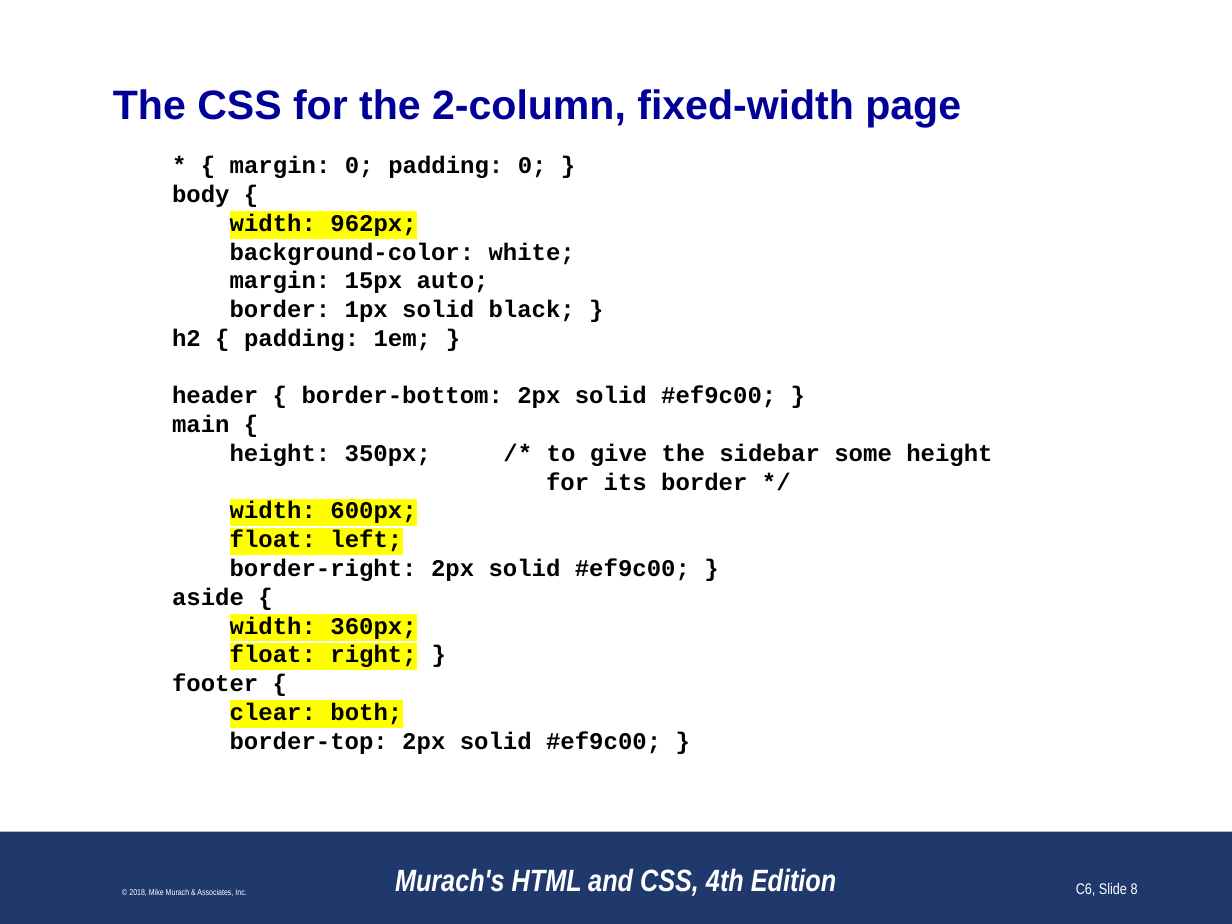
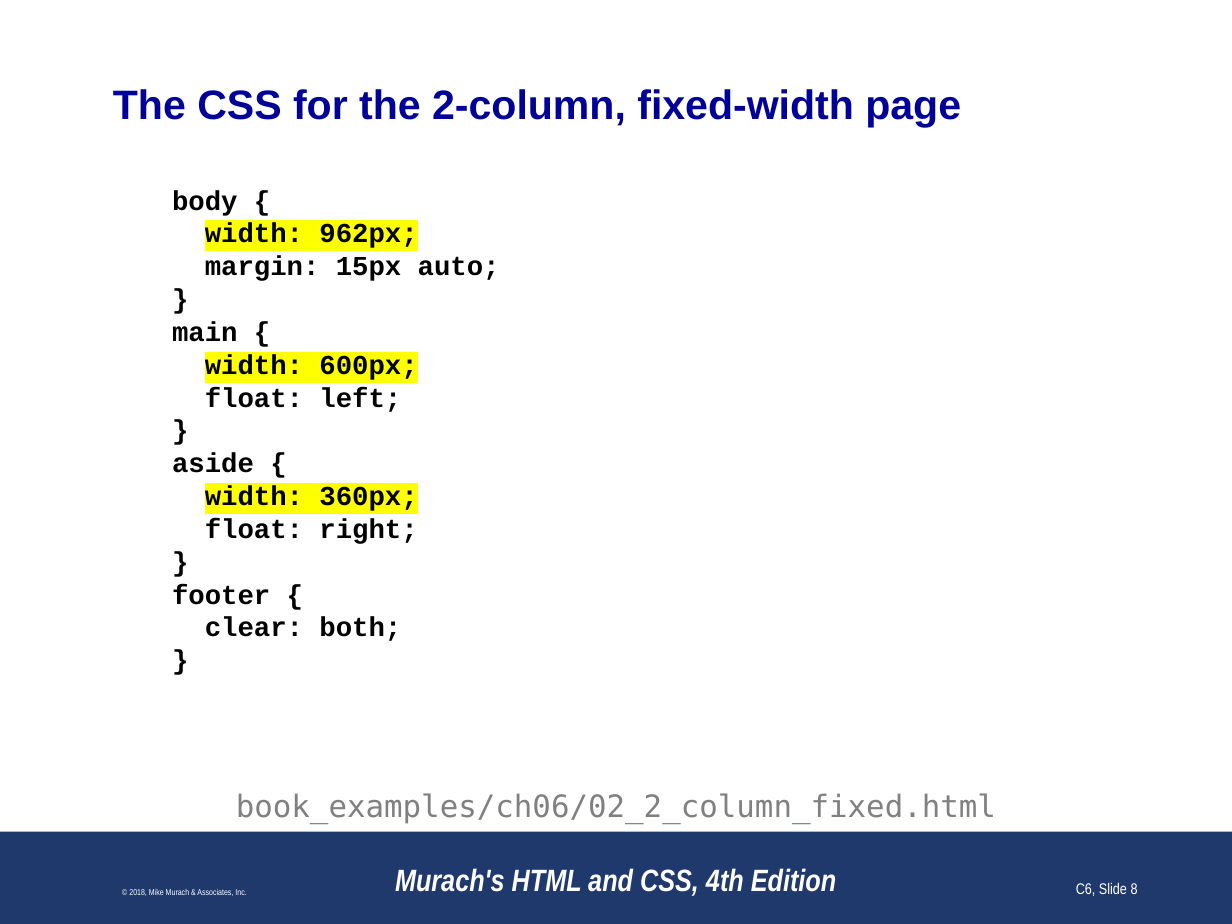
Before and after one commit to paulsmithkc/awd1000_base_lab_and_homework, a slide deck: slide 8 of murach_html_4e/slides/Chapter 6 slides (Revised).pptx. Drawn at 1232x924 pixels with LibreOffice and Linux fonts; fonts in the diff are those of the drawing; background and template pictures are left out. Boxes give left, top, right and bottom in pixels: in the first picture for what was removed or moved away, otherwise in the second. Text is boxed around its words. In the diff, an @@ line names an element or a change of style, - is before the commit and + after.

```diff
--- a/murach_html_4e/slides/Chapter 6 slides (Revised).pptx
+++ b/murach_html_4e/slides/Chapter 6 slides (Revised).pptx
@@ text at bbox=[230, 156, 547, 178]: paragraph removed @@
-* { margin: 0; padding: 0; }
@@ text at bbox=[172, 190, 500, 641]: size 14 to 16 pt in "body {", "width: 962px;", "margin: 15px auto;", "main {" and 6 more places; highlight #FFFFFF to none in "body {", "margin: 15px auto;", "main {", "aside {" and 1 more places; highlight #FFFF00 to none in "float: left;", "clear: both;" @@
@@ text at bbox=[230, 242, 575, 265]: paragraph removed @@
-background-color: white;
@@ text at bbox=[172, 300, 776, 408]: text changed; size 14 to 16 pt @@
-border: 1px solid black; }
-h2 { padding: 1em; }
-header { border-bottom: 2px solid #ef9c00; }
+}
@@ text at bbox=[230, 444, 992, 491]: paragraph removed @@
-height: 350px; /* to give the sidebar some height
-for its border */
@@ text at bbox=[205, 519, 417, 544]: text changed; size 14 to 16 pt @@
-float: right; }
+float: right;
+}
@@ text at bbox=[230, 559, 690, 581]: text changed; size 14 to 16 pt @@
-border-right: 2px solid #ef9c00; }
+}
@@ text at bbox=[230, 731, 661, 754]: text changed; size 14 to 16 pt @@
-border-top: 2px solid #ef9c00; }
+}
@@ text added at bbox=[236, 793, 996, 824], 18 pt, text #808080 @@
+book_examples/ch06/02_2_column_fixed.html
```
Also in this commit, not shown: 26 other slides changed, 1 slide added, 3 slides removed.
